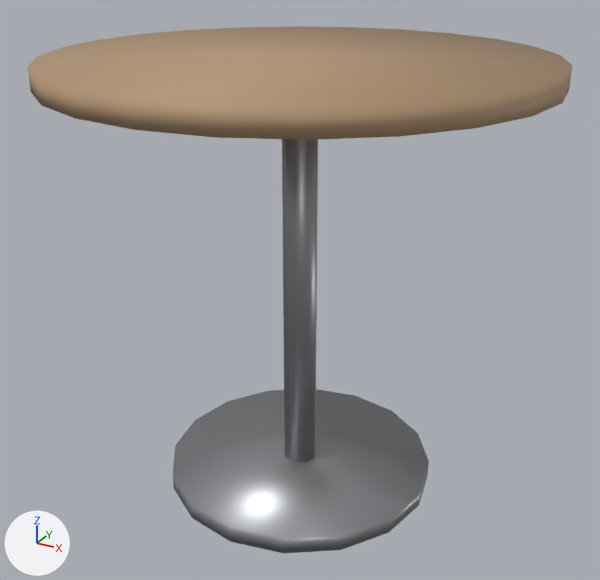
One commit to the glTF model dead-city/models/props/bistro_table.glb: the scene before it, then after it.
Camera for both pictures: a camera (50 mm lens) standing at (0.633, -1.151, 0.941) and looking at (0.002, -0.004, 0.368). The lights are fixed; the arrows at lower left show +X, +Y and +Z. The first picture is the older version. Vertices at exactly the same position are counted once.

Before the edit, the objects in view are built like this:
```python
me_cylinder = bpy.data.meshes.new('Cylinder')
me_cylinder.from_pydata(...)  # a 24-sided cylinder along z spanning x -0.4..0.4, y -0.4..0.4, z -0.018..0.018, material slot 0; an 8-sided cylinder along z spanning x -0.03..0.03, y -0.03..0.03, z -0.72..-0.02, material slot 1; a 16-sided cylinder along z spanning x -0.24..0.24, y -0.24..0.24, z -0.74..-0.71, material slot 1
me_cylinder.materials.append(mat_mallwood)  # beige #b39573
me_cylinder.materials.append(mat_mallsteel)  # grey #a0a2a6
ob_bistro_table = bpy.data.objects.new('bistro_table', me_cylinder)
ob_bistro_table.location = (0.0, 0.0, 0.74)
```
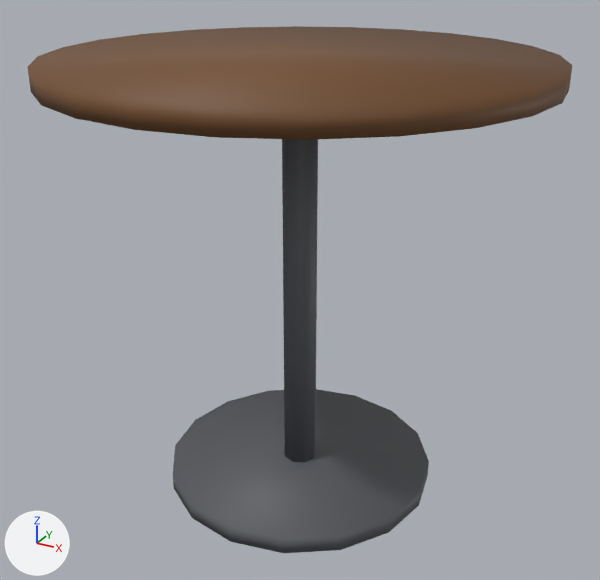
Pixel boxes [x1, y1, x2, y2] of what changed, in the pictures (600 x 580 px):
'bistro_table', recoloured, surface changed (darker)
    both: [28, 26, 572, 553]
part 1 of me_cylinder, recoloured (beige to brown)
    both: [28, 26, 572, 140]
part 2 of me_cylinder, recoloured (darker)
    both: [173, 139, 429, 553]
part 3 of me_cylinder, surface changed (darker)
    both: [28, 26, 572, 553]

What changed in the scene script:
```text
Add img_palette_bistro_table:
    img_palette_bistro_table = load_image('Palette_bistro_table', '_unpacked/Palette_bistro_table', 16, 16, 'sRGB')
Add mat_bistro_table_matte_0_0:
    mat_bistro_table_matte_0_0 = principled_material('bistro_table_matte_0.0')
    mat_bistro_table_matte_0_0.texture = img_palette_bistro_table
    mat_bistro_table_matte_0_0.roughness = 0.6
Change me_cylinder:
    where me_cylinder.from_pydata(...)  # 96 vertices, 180 faces; spans x -0.4..0.4, y -0.4..0.4, z -0.74..0.018
    used by ob_bistro_table; location = (0.0, 0.0, 0.74)
    me_cylinder part 1: all 92 faces that had it switch from mat_mallwood (beige #b39573) to mat_bistro_table_matte_0_0 (picture img_palette_bistro_table)
    me_cylinder part 2: all 88 faces that had it switch from mat_mallsteel (grey #a0a2a6) to mat_bistro_table_matte_0_0 (picture img_palette_bistro_table)
    me_cylinder part 3: texture (UV) coordinates of 180 of 180 faces, centred in x -0.395..0.395, y -0.395..0.395, z -0.74..0.018, changed; they spanned u 0.0..1.0, v 0.01..1.0 and now span u 0.25..0.75, v 0.25..0.25
```
